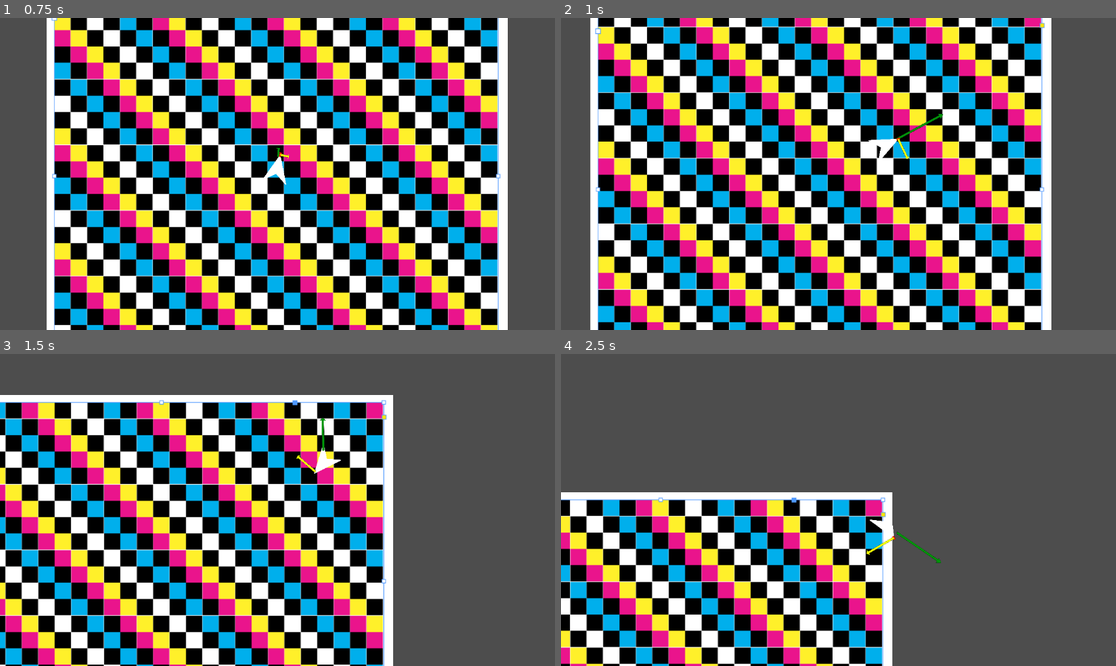
Above: before the commit, frames 1-4 (two rows, left to right).
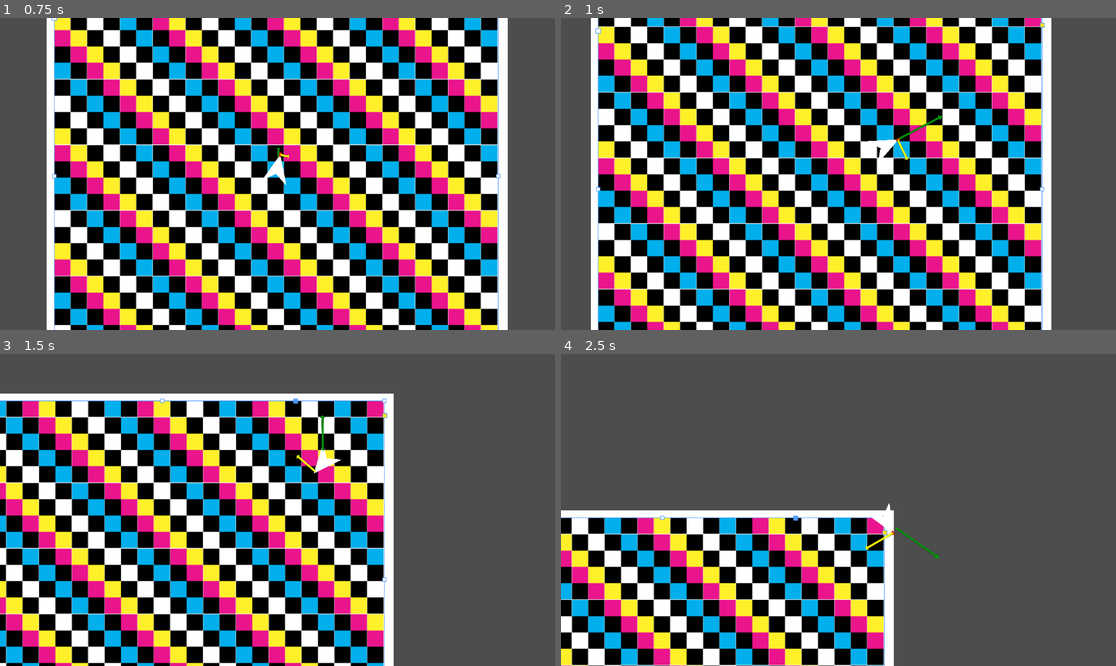
Above: after the commit, the same moments.

Repository: ParadoxArcher/Angle_Advantage
Game: Godot game, scene res://Scenes/GameScene.tscn
The game is run twice, just before and just after one commit, with the same random seed, the same clock (stepped at 60 frames per second) and the same inputs.
Inputs:
- Up to frame 1 (0.75 s): tap Enter at 0.5 s; hold D (RotateRight) from 0.53 s (still down); hold W (Boost) from 0.53 s (still down)
- Up to frame 2 (1 s): keep holding D (RotateRight); keep holding W (Boost); tap Space (Dodge) at 0.8 s
- Up to frame 3 (1.5 s): release D (RotateRight) at 1.28 s; release W (Boost) at 1.28 s; hold S (Back) from 1.28 s (still down); tap Space (Dodge) at 1.35 s
- Up to frame 4 (2.5 s): tap W (Boost) at 1.55 s; release S (Back) at 2.03 s; hold D (RotateRight) from 2.03 s (still down); hold W (Boost) from 2.03 s (still down); tap Space (Dodge) at 2.3 s

Frame 1 is identical in both runs. In frame 2, 8.2% of the frame differs, in the area x 5-88%, y 0-100%; in frame 3, 15%; in frame 4, 32%, in the area x 0-69%, y 44-100%.

Commit message:
vault backup: 2025-01-14 16:08:36

Diff:
--- a/zProject Files/Godot/Scripts/PlayerScript.gd
+++ b/zProject Files/Godot/Scripts/PlayerScript.gd
@@ -75,13 +75,7 @@
 		MaxRota[0] -= clampf((MaxRota[0] - MaxRota[1]) * DodgeMaxRota[1], 0, MaxRota[0] - MaxRota[1])
 
 	if Input.is_action_just_pressed("Dodge"):
-		if DodgeDir.normalized().is_zero_approx():
-			DodgeDir = Vector2(0,-1)
-		MaxSpeed[0] = MaxSpeed[1] * DodgeMaxSpeed[0]
-		MaxRota[0] = MaxRota[1] * DodgeMaxRota[0]
-		velocity = MaxSpeed[0] * DodgeDir.rotated(rotation + PI/2)
-
-		BoostDecay[0] = 0
+		Dodge(DodgeDir)
 	#endregion
 
 	#region WallBoost...w
@@ -138,3 +132,14 @@
 		rota_speed_display.visible = false
 		Markers[1] = false
 	#endregion
+
+func Dodge(DodgeDir):
+
+	if DodgeDir.normalized().is_zero_approx():
+		DodgeDir = Vector2(0,-1)
+	MaxSpeed[0] = MaxSpeed[1] * DodgeMaxSpeed[0]
+	MaxRota[0] = MaxRota[1] * DodgeMaxRota[0]
+	velocity = MaxSpeed[0] * DodgeDir.rotated(rotation + PI/2)
+
+	BoostDir = Vector2(0,0)
+	BoostDecay[0] = 0
Not shown, changed: .obsidian/workspace.json
